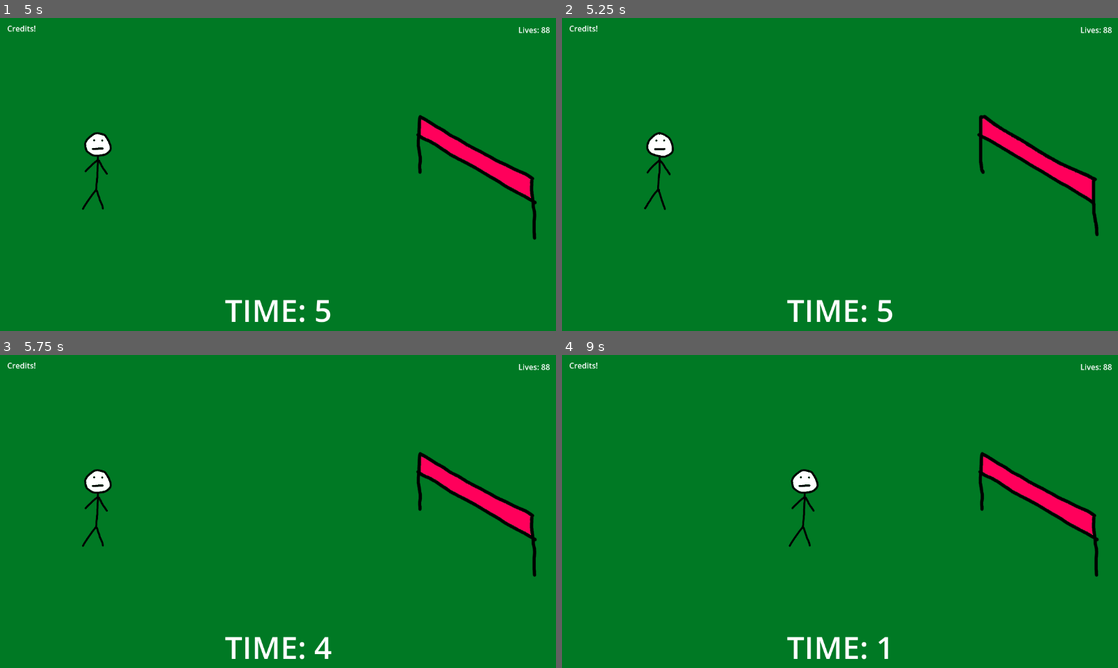
Above: before the commit, frames 1-4 (two rows, left to right).
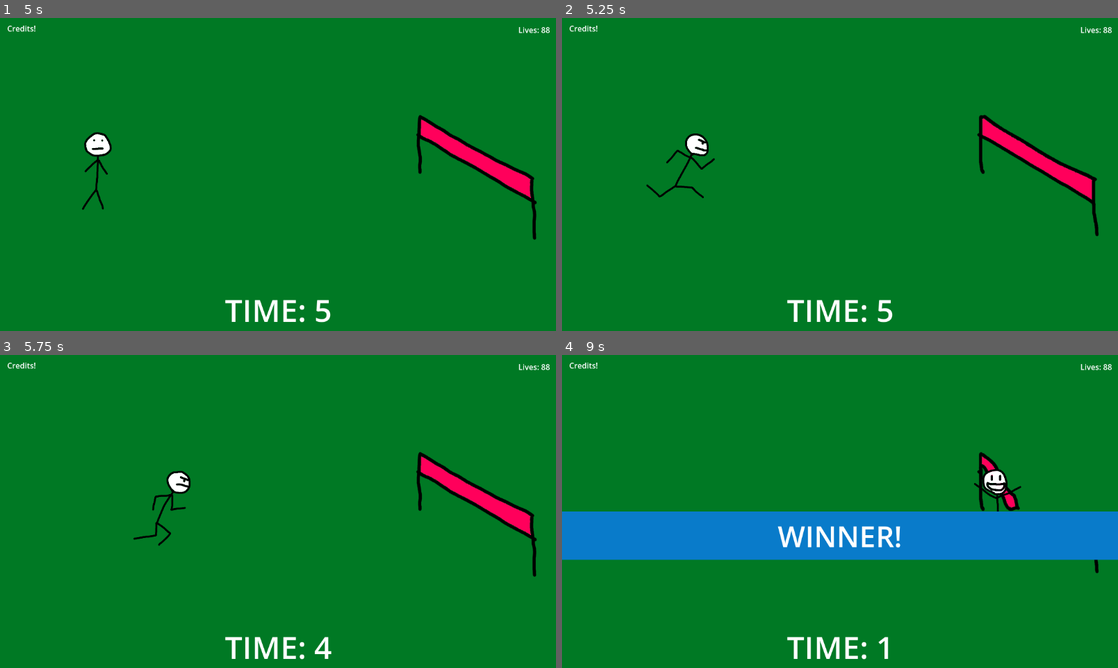
Above: after the commit, the same moments.

Repository: BryanTai/ggj2025-minigames
Game: Godot game, scene res://game_manager/mini_game_manager.tscn
Two runs of this game, one before a commit and one after it. Both use one fixed random seed, a clock stepped at 60 frames per second and the inputs below.
Inputs (mouse positions are in pixels of both pictures, inside the frame that each line leads up to):
- Up to frame 1 (5 s): tap Enter at 0.5 s; move the mouse to (400, 158) at 0.52 s; hold Right (move_right) 0.53-1.28 s; hold Space (fire) 0.53-1.28 s; click (400, 158) at 0.67 s; move the mouse to (166, 190) at 1.27 s; hold Down (move_down) 1.28-2.03 s; tap Space (fire) at 1.35, 2.85, 3.5, 4.35 s; click (166, 190) at 1.42 s; move the mouse to (333, 105) at 2.02 s; hold Right (move_right) 2.03-2.78 s; hold Space (fire) 2.03-2.78 s; click (333, 105) at 2.17 s; move the mouse to (250, 237) at 2.77 s; hold Up (move_up) 2.78-3.53 s; click (250, 237) at 2.92 s; move the mouse to (444, 221) at 3.52 s; hold Space (fire) 3.53-4.28 s; hold Left (move_left) from 3.53 s (still down); click (444, 221) at 3.67 s; move the mouse to (111, 127) at 4.27 s; click (111, 127) at 4.42 s
- Up to frame 2 (5.25 s): move the mouse to (867, 174) at 5.02 s; release Left (move_left) at 5.03 s; hold Down (move_down) from 5.03 s (still down); hold Space (fire) from 5.03 s (still down); click (867, 174) at 5.17 s
- Up to frame 3 (5.75 s): keep holding Down (move_down); keep holding Space (fire)
- Up to frame 4 (9 s): move the mouse to (756, 433) at 5.77 s; release Down (move_down) at 5.78 s; release Space (fire) at 5.78 s; hold Right (move_right) 5.78-6.53 s; tap Space (fire) at 5.85, 7.35, 8.85 s; click (756, 433) at 5.92 s; move the mouse to (962, 495) at 6.52 s; hold Up (move_up) 6.53-7.28 s; hold Space (fire) 6.53-7.28 s; click (962, 495) at 6.67 s; move the mouse to (728, 527) at 7.27 s; hold Right (move_right) 7.28-8.03 s; click (728, 527) at 7.42 s; move the mouse to (895, 442) at 8.02 s; hold Down (move_down) 8.03-8.78 s; hold Space (fire) 8.03-8.78 s; click (895, 442) at 8.17 s; move the mouse to (812, 574) at 8.77 s; hold Left (move_left) from 8.78 s (still down); click (812, 574) at 8.92 s

Frame 1 is identical in both runs. In frame 2, 0.9% of the frame differs, in the area x 14-28%, y 36-62%; in frame 3, 0.9%; in frame 4, 17%, in the area x 0-100%, y 30-71%.

Commit message:
Added mouse controls to existing minigames

Diff:
--- a/assets/meteor_minigame/scripts/gun.gd
+++ b/assets/meteor_minigame/scripts/gun.gd
@@ -27,3 +27,9 @@
 		meteor_mini_game.add_child(bullet_instance)
 		bullet_instance.set_position(global_position)
 		audio_stream_player.play()
+
+## Match the player to the mouse if mouse movement is detected
+func _input(event):
+	if event is InputEventMouseMotion:
+		var new_position = Vector2(event.position.x, position.y)
+		set_position(new_position)
--- a/assets/pet_dog_minigame/pet_dog_mini_game.gd
+++ b/assets/pet_dog_minigame/pet_dog_mini_game.gd
@@ -1,9 +1,9 @@
 extends BaseMiniGame
 
-@onready var player: Area2D = $Player
+@onready var player_2d: Player2D = $Player2D
 @onready var goal: Area2D = $Goal
 @onready var dog_sprite: AnimatedSprite2D = $Goal/DogSprite
-@onready var hand_sprite: Sprite2D = $Player/HandSprite
+@onready var hand_sprite: Sprite2D = $Player2D/Sprite2D
 
 @export var player_speed: int = 200
 
@@ -12,23 +12,10 @@
 	disable_minigame_during_intro_and_outro = false
 	instruction_text = "Pet!"
 	dog_sprite.play("idle")
+	player_2d.process_mode = Node.PROCESS_MODE_DISABLED
 
-func _process_playing_state(delta: float) -> void:
-	super(delta)
-
-	# This handles Horizontal movement
-	var horizontal_direction := Input.get_axis("move_left", "move_right")
-	if(horizontal_direction != 0):
-		var old_pos = player.position
-		var new_x = old_pos.x + (horizontal_direction * player_speed * delta);
-		player.set_position(Vector2(new_x, old_pos.y))
-
-	# This handles Vertical movement
-	var vertical_direction := Input.get_axis("move_up", "move_down")
-	if(vertical_direction != 0):
-		var old_pos = player.position
-		var new_y = old_pos.y + (vertical_direction * player_speed * delta);
-		player.set_position(Vector2(old_pos.x, new_y))
+func _on_start_playing_state() -> void:
+	player_2d.process_mode = Node.PROCESS_MODE_INHERIT
 
 func on_goal_collided(area: Area2D) -> void:
 	trigger_game_win()
@@ -38,4 +25,5 @@
 	dog_sprite.play("pet")
 
 func _on_start_lose_state() -> void:
+	player_2d.process_mode = Node.PROCESS_MODE_DISABLED
 	dog_sprite.play("sad")
--- a/assets/runner_minigame/scripts/moonwalk_mini_game.gd
+++ b/assets/runner_minigame/scripts/moonwalk_mini_game.gd
@@ -3,7 +3,7 @@
 @onready var finish_line: AnimatedSprite2D = $FinishLine
 @onready var runner: AnimatedSprite2D = $Runner
 
-const SPEED: int = -200
+const SPEED: int = -180
 const SLOW_SPEED: int = -50
 const FINISH_LINE_X_POS: int = 270
 
@@ -29,7 +29,7 @@
 	runner.play("idle")
 
 func _process_playing_state(delta: float) -> void:
-	if(Input.get_action_strength("move_left") > 0):
+	if(Input.get_action_strength("move_left") > 0 or Input.get_action_strength("fire") > 0):
 		move_runner(SPEED * delta)
 		runner.play("running")
 	else:
--- a/assets/runner_minigame/scripts/runner_mini_game.gd
+++ b/assets/runner_minigame/scripts/runner_mini_game.gd
@@ -3,7 +3,7 @@
 @onready var finish_line: AnimatedSprite2D = $FinishLine
 @onready var runner: AnimatedSprite2D = $Runner
 
-const SPEED: int = 200
+const SPEED: int = 180
 const SLOW_SPEED: int = 50
 const FINISH_LINE_X_POS: int = 900
 
@@ -29,7 +29,7 @@
 	runner.play("idle")
 
 func _process_playing_state(delta: float) -> void:
-	if(Input.get_action_strength("move_right") > 0):
+	if(Input.get_action_strength("move_right") > 0 or Input.get_action_strength("fire") > 0):
 		move_runner(SPEED * delta)
 		runner.play("running")
 	else:
--- a/minigame_scenes/pet_dog_mini_game.tscn
+++ b/minigame_scenes/pet_dog_mini_game.tscn
@@ -5,10 +5,8 @@
 [ext_resource type="Texture2D" uid="uid://beri4vjxwykjs" path="res://assets/pet_dog_minigame/sprites/grass1.png" id="3_qp8lh"]
 [ext_resource type="Texture2D" uid="uid://dllqy47gb6qmo" path="res://assets/pet_dog_minigame/sprites/grass2.png" id="4_5a300"]
 [ext_resource type="Texture2D" uid="uid://dyj7fbinjbp64" path="res://assets/pet_dog_minigame/sprites/player_glove.png" id="5_gymck"]
+[ext_resource type="PackedScene" uid="uid://dpxwtxunvlmyf" path="res://templates/player_2d.tscn" id="5_lh2mh"]
 [ext_resource type="Texture2D" uid="uid://fuh5e00ldekf" path="res://assets/pet_dog_minigame/sprites/dog_kirby.png" id="6_hy361"]
-
-[sub_resource type="CircleShape2D" id="CircleShape2D_r15xs"]
-radius = 40.0
 
 [sub_resource type="CircleShape2D" id="CircleShape2D_6f0np"]
 radius = 87.023
@@ -111,15 +109,11 @@
 position = Vector2(607, 400.5)
 texture = ExtResource("4_5a300")
 
-[node name="Player" type="Area2D" parent="."]
-position = Vector2(196, 135)
+[node name="Player2D" parent="." instance=ExtResource("5_lh2mh")]
+position = Vector2(103, 70)
 
-[node name="CollisionShape2D" type="CollisionShape2D" parent="Player"]
-shape = SubResource("CircleShape2D_r15xs")
-
-[node name="HandSprite" type="Sprite2D" parent="Player"]
-z_index = 5
-scale = Vector2(0.302336, 0.302336)
+[node name="Sprite2D" parent="Player2D" index="0"]
+scale = Vector2(0.274067, 0.274067)
 texture = ExtResource("5_gymck")
 
 [node name="Goal" type="Area2D" parent="."]
@@ -134,3 +128,5 @@
 sprite_frames = SubResource("SpriteFrames_xywjn")
 animation = &"idle"
 autoplay = "idle"
+
+[editable path="Player2D"]
